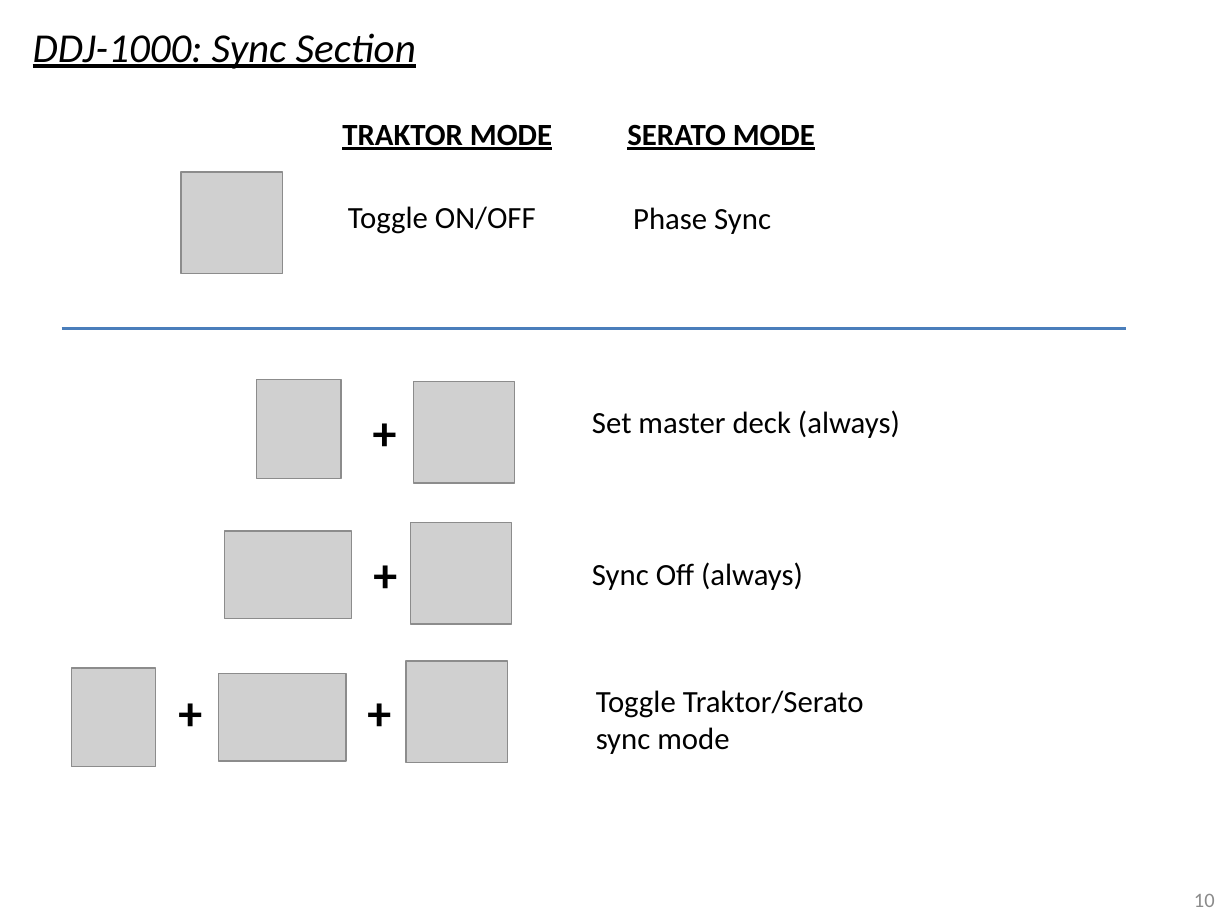
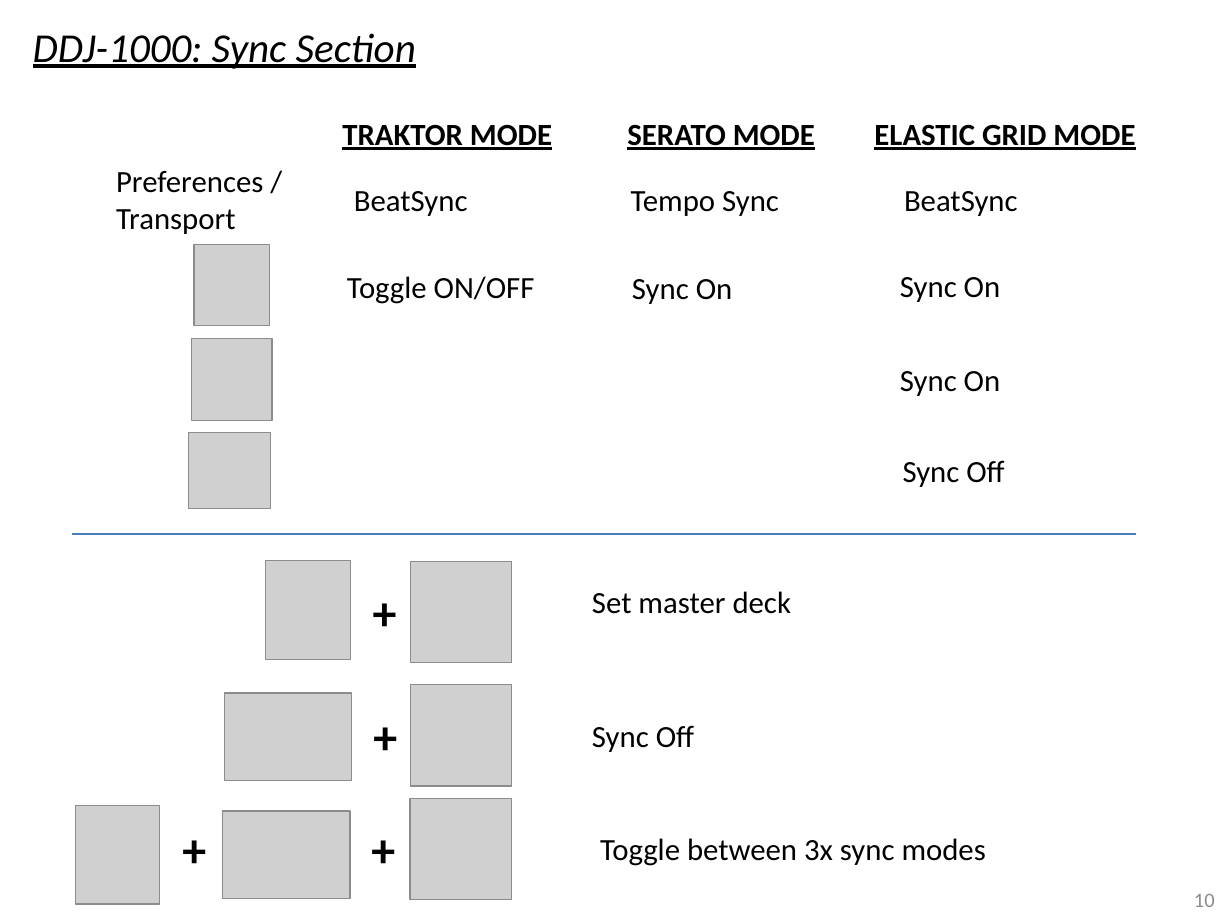
Before and after one commit to pestrela/music, a slide deck: slide 10 of traktor/mapping_ddj_1000/Support files/Source files/DDJ-1000 - Quick overview.pptx. Drawn at 1232x924 pixels with LibreOffice and Linux fonts; fonts in the diff are those of the drawing; grey boxes stand for pictures. Boxes give left, top, right and bottom in pixels: in the first picture for what was removed or moved away, otherwise in the second. Text is boxed around its words. In the diff, an @@ line names an element or a change of style, - is before the commit and + after.

```diff
--- a/traktor/mapping_ddj_1000/Support files/Source files/DDJ-1000 - Quick overview.pptx
+++ b/traktor/mapping_ddj_1000/Support files/Source files/DDJ-1000 - Quick overview.pptx
@@ text added at (874,124,1135,150), 18 pt, text #000000, bold, underline @@
+ELASTIC GRID MODE
@@ text added at (116,171,263,234), 18 pt, text #000000 @@
+Preferences / Transport
@@ text added at (354,191,468,216), 18 pt, text #000000 @@
+BeatSync
@@ text added at (631,191,779,216), 18 pt, text #000000 @@
+Tempo Sync
@@ text added at (904,191,1018,216), 18 pt, text #000000 @@
+BeatSync
@@ picture: place and size @@
-picture at (181,172,282,274)
+picture at (193,244,269,325)
@@ text "Toggle ON/OFF": place and size @@
-text "Toggle ON/OFF" at (348,206,536,234)
+text "Toggle ON/OFF" at (347,276,535,304)
@@ text at (632,279,733,304): text changed @@
-Phase Sync
+Sync On
@@ text added at (900,277,1001,302), 18 pt, text #000000 @@
+Sync On
@@ picture added at (192,339,272,421) @@
@@ text added at (900,371,1001,396), 18 pt, text #000000 @@
+Sync On
@@ picture added at (188,432,270,509) @@
@@ text added at (903,460,1004,487), 18 pt, text #000000 @@
+Sync Off
@@ line moved from (62, 329) - (1126, 329) to (71, 533) - (1136, 533) @@
@@ picture: place and size @@
-picture at (256,379,341,478)
+picture at (266,561,351,659)
@@ picture: place and size @@
-picture at (414,382,515,483)
+picture at (410,562,511,663)
@@ text "+": place and size @@
-text "+" at (361,397,410,467)
+text "+" at (361,577,410,647)
@@ text at (592,591,791,614): text changed @@
-Set master deck (always)
+Set master deck
@@ picture: place and size @@
-picture at (410,522,511,623)
+picture at (410,685,511,786)
@@ picture: place and size @@
-picture at (224,531,351,618)
+picture at (224,694,351,781)
@@ text "+": place and size @@
-text "+" at (361,538,410,609)
+text "+" at (361,700,410,770)
@@ text at (592,725,694,752): text changed @@
-Sync Off (always)
+Sync Off
@@ picture: place and size @@
-picture at (71,668,156,766)
+picture at (75,806,160,904)
@@ 2 pictures, 2 texts: place and size @@
-2 pictures, 2 texts at (166,662,508,763)
+2 pictures, 2 texts at (170,798,511,899)
@@ text at (600,838,986,866): text changed @@
-Toggle Traktor/Serato
-sync mode
+Toggle between 3x sync modes
```
Also in this commit, not shown: 2 other slides changed, 1 slide added, 14 other files.
